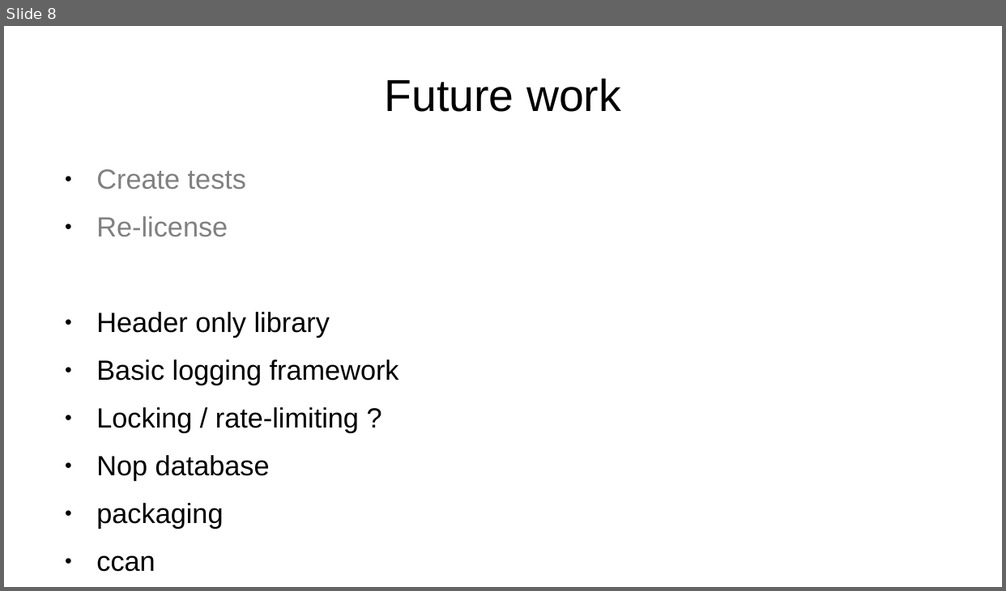
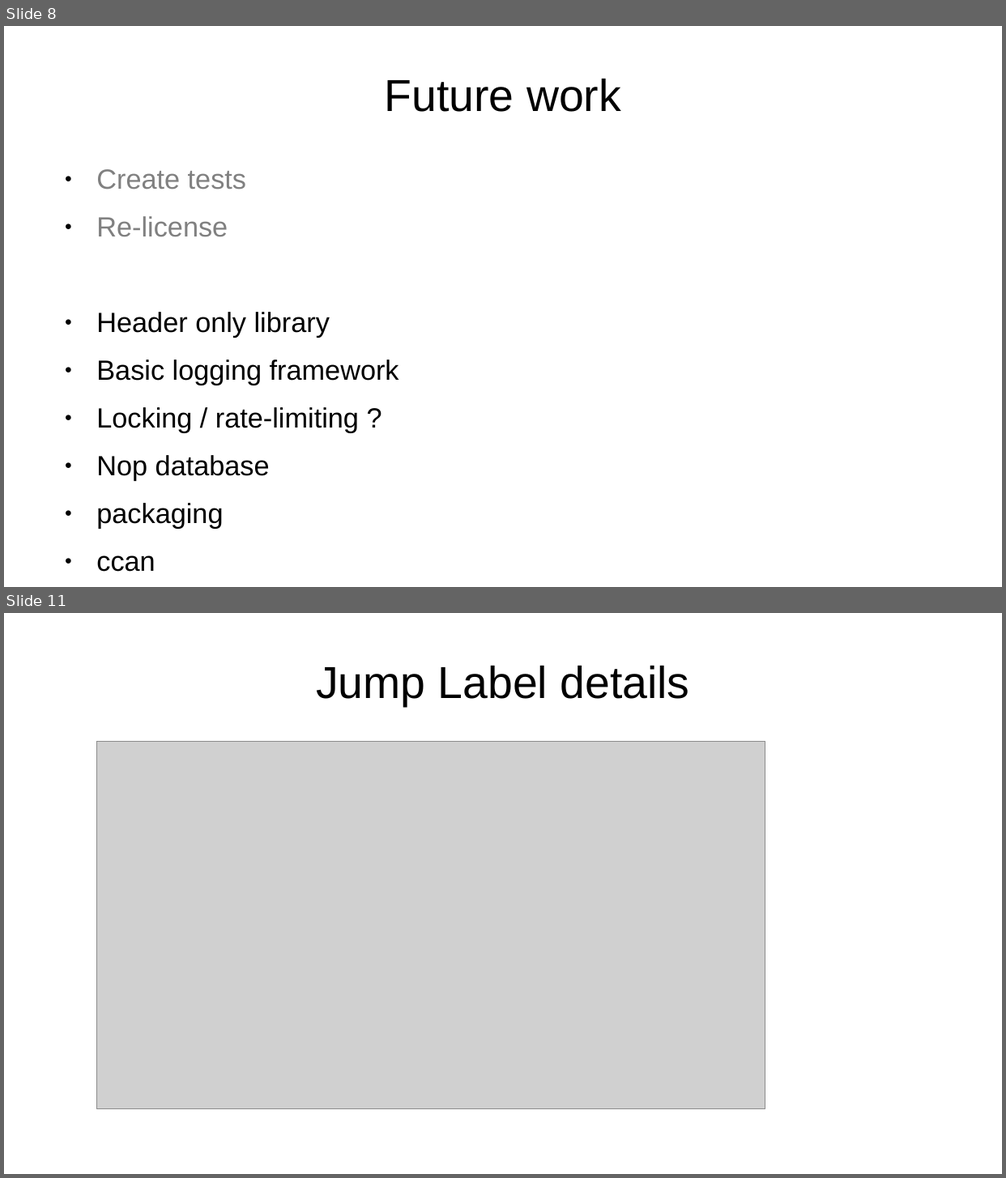
Before and after one commit to computee/s-keys, a slide deck: final_presentation.odp. Shown one above the other, each under a label of ours: slide 8 before the commit, slides 8 and 11 after it; the slides between them are not shown. The pictures are 1006x591 and 1006x1178 pixels, drawn with LibreOffice and Linux fonts; fonts in the diff are those of the drawing; grey boxes stand for pictures; background and template pictures are left out. Boxes give left, top, right and bottom in pixels: in the first picture for what was removed or moved away, otherwise in the second. Text is boxed around its words. In the diff, an @@ line names an element or a change of style, - is before the commit and + after.

```diff
--- a/final_presentation.odp
+++ b/final_presentation.odp
@@ slide 11 added at bbox=[4, 613, 1002, 1174], background picture (left out) @@
@@ title added at bbox=[316, 666, 690, 707], 35.7 pt, text #000000 @@
+Jump Label details
@@ picture added at bbox=[96, 742, 765, 1110] @@
```
Also in this commit, not shown: 2 other slides added, 1 slide removed, 3 other files.
